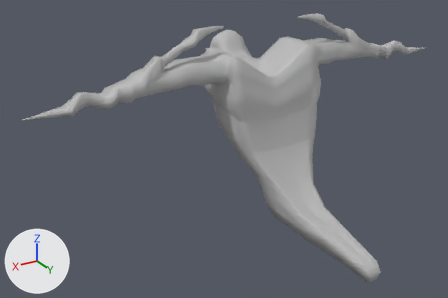
The FBX model MainGame/WorldTest/Content/enemy1_attack_final.fbx: old version first, new version second.
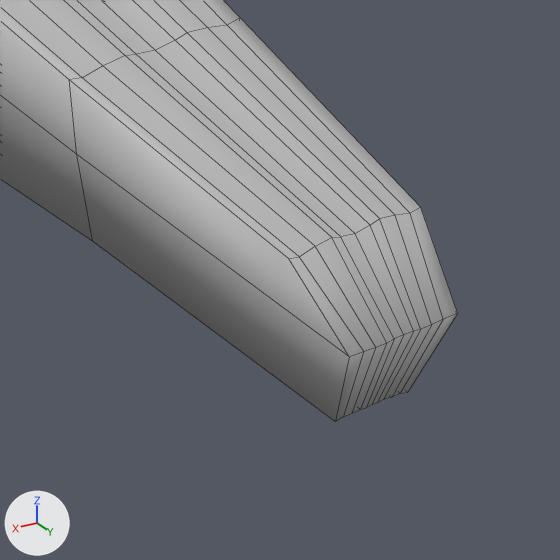
Old and new are each drawn whole from a 50 mm lens placed at (1.975, 2.835, 1.825), pointed at (0.334, 0.102, 0.458) and again close up on the part from 75% to 87% of the width and 81% to 100% of the height. The lights are fixed; the arrows at lower left show +X, +Y and +Z. The close-ups show mesh edges as thin lines. Where no turn or scale is listed for an object, it has been applied to the vertices.
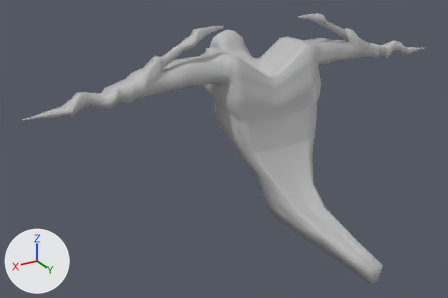
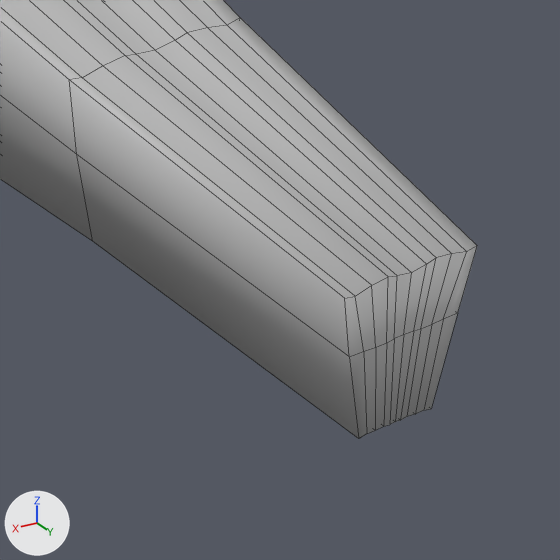
What the commit changed:
me_mesh_ncl1_1 has 1431 vertices, 1450 faces and spans x -1.37..1.38, y -0.51..1.01, z -0.01..1.12.
me_mesh_ncl1_1 is used by ob_mesh; location (0.0, 0.0, 0.0).
me_mesh_ncl1_1 part 1: all 22 vertices in x -0.04..0.05, y 0.97..0.99, z -0.01..0.09 are scaled about their middle by (1, 0.0233, 1), then moved by (0.0, 0.03, 0.0).

Pixel boxes (x1, y1, x2, y2) of what changed, in the close-ups (560 x 560 px; the box of a moved part takes in the faces that stretch with it):
'Mesh', reshaped: before (0, 0, 458, 422); after (0, 0, 477, 438)
part 1 of me_mesh_ncl1_1, moved or reshaped: before (87, 22, 458, 422); after (87, 22, 477, 438)
